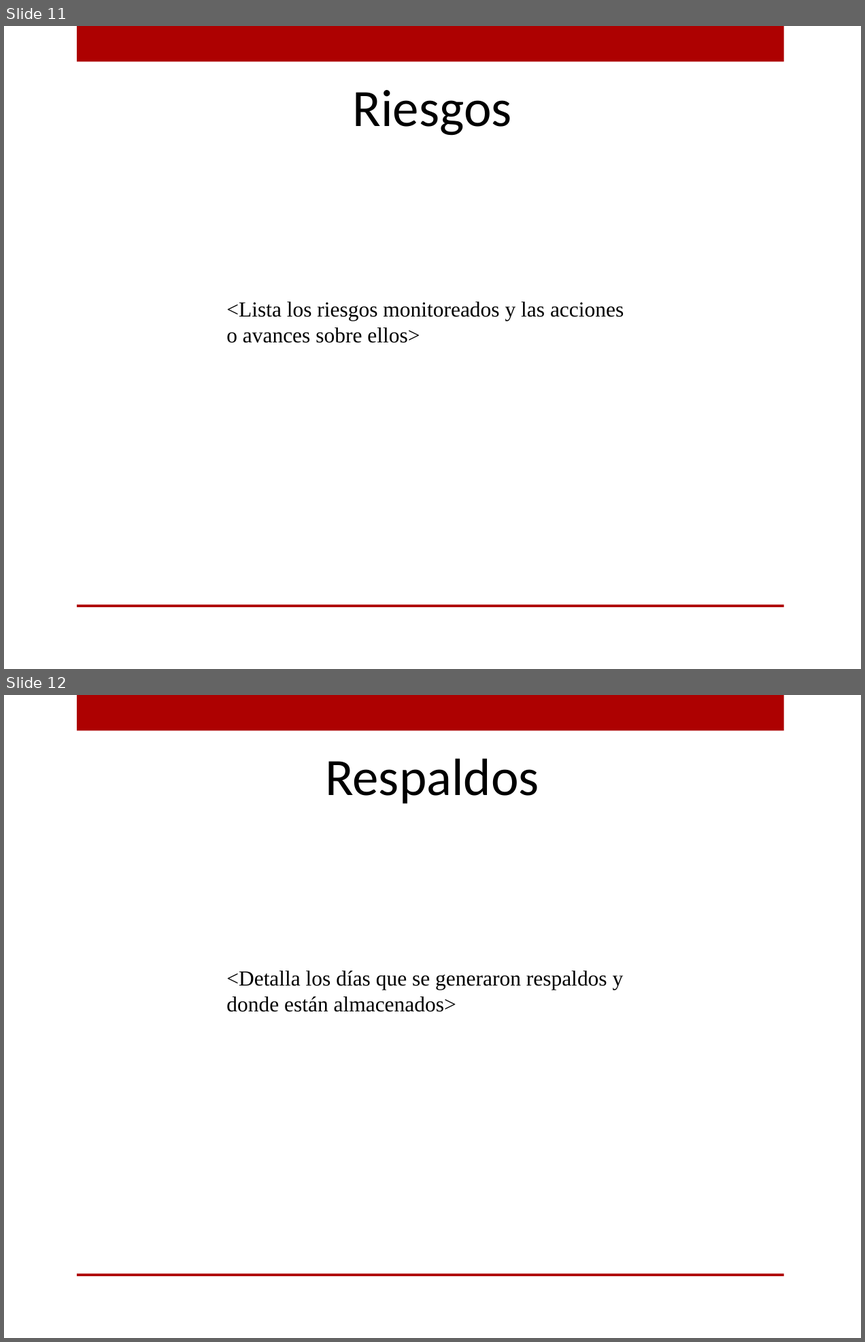
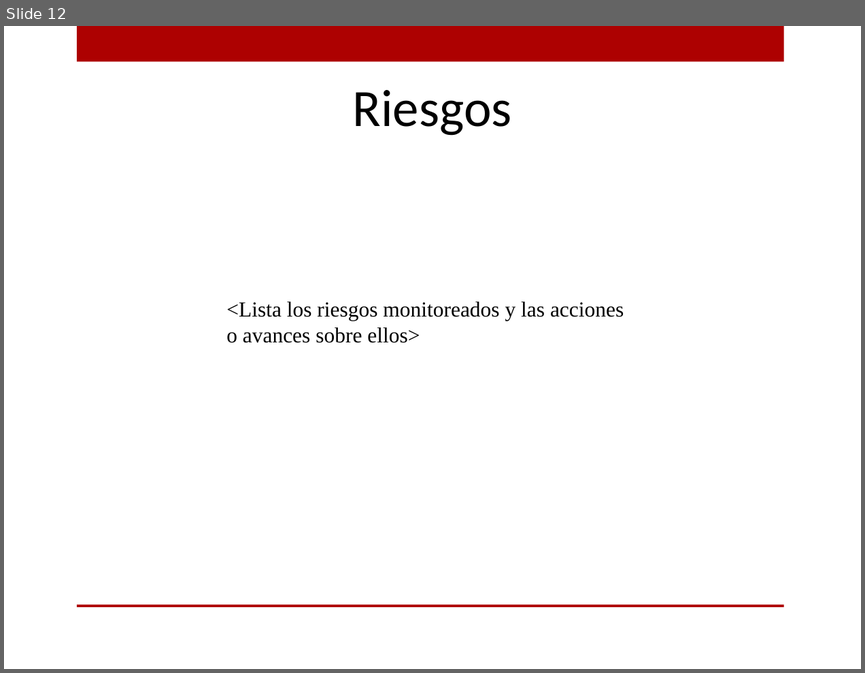
Before and after one commit to ricardo-novelasos/SOSQTP, a slide deck: Organización/Métricas y monitoreo/PTL_Reporte_monitoreo.pptx. Shown one above the other, each under a label of ours: slides 11 and 12 before the commit, slide 12 after it. The pictures are 865x1342 and 865x673 pixels, drawn with LibreOffice and Linux fonts; fonts in the diff are those of the drawing; background and template pictures are left out. Boxes give left, top, right and bottom in pixels: in the first picture for what was removed or moved away, otherwise in the second. Text is boxed around its words. In the diff, an @@ line names an element or a change of style, - is before the commit and + after.

```diff
--- a/Organización/Métricas y monitoreo/PTL_Reporte_monitoreo.pptx
+++ b/Organización/Métricas y monitoreo/PTL_Reporte_monitoreo.pptx
@@ slide 12 removed at bbox=[4, 695, 861, 1338], background picture (left out); not listed: 2 template elements that a slide beside it also shows @@
@@ text removed at bbox=[325, 758, 539, 804] @@
-Respaldos
@@ text removed at bbox=[226, 970, 623, 1012] @@
-<Detalla los días que se generaron respaldos y donde están almacenados>
@@ what was slide 11 is now slide 12 @@
```
Also in this commit, not shown: 7 slides changed, 1 slide added.
